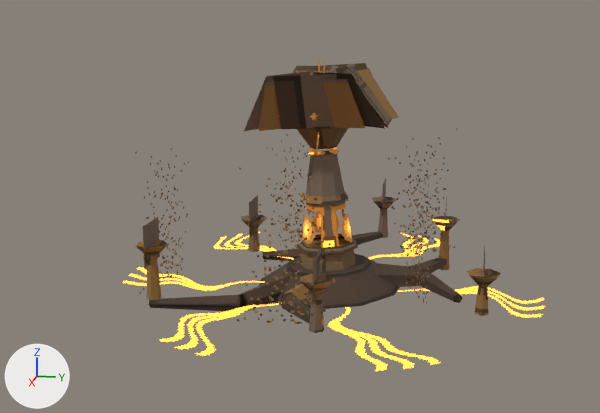
Two versions of the glTF model to-rust-as-we-fall/resources/models/flora/flora_mother_flure.gltf, one commit apart.
Both versions are drawn from a camera (50 mm lens) standing at (12.15, 1.96, 4.25) and looking at (0.25, -0.42, 1.27). Every picture has the same lights, and +X, +Y and +Z are marked at lower left. The older version comes first. Vertices at exactly the same position are counted once.

In view in the first picture: 'MotherFlureRigged'.
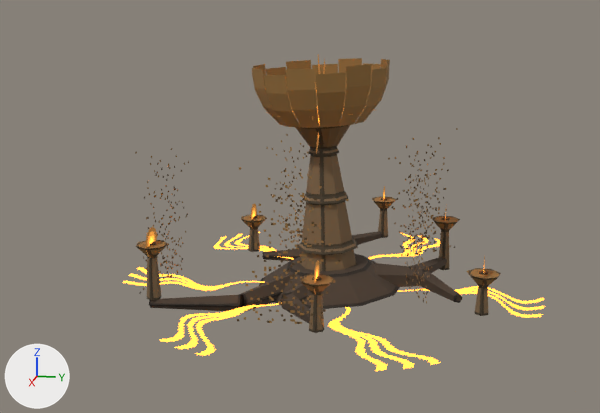
Commit message: feat: the Mother Flure's crown is a trumpet

The change, as a diff of the scene's bpy script:
```diff
--- a/to-rust-as-we-fall/resources/models/flora/flora_mother_flure.gltf.py
+++ b/to-rust-as-we-fall/resources/models/flora/flora_mother_flure.gltf.py
@@ me_motherflurerigged @@
 me_motherflurerigged.from_pydata(...)  # 679 vertices, 900 faces; spans x -3.3..3.3, y -3.3..3.3, z -0.14..4.0
 # used by ob_motherflurerigged; location = (0.0, 0.0, 0.0)
+# me_motherflurerigged part 1: 120 of 679 vertices moved; they spanned x -1.08..1.03, y -1.19..0.96, z 2.43..3.32 and now span x -1.01..1.01, y -1.19..0.83, z 2.49..3.43; mean shift (0.0, 0.0, 0.06); largest move (-0.22, -0.48, 3.2) -> (0.41, -1.1, 3.25)
+# me_motherflurerigged part 2: 610 kept faces spanning x -3.16..2.21, y -2.67..2.54, z -0.06..3.43 get new texture (UV) coordinates
 me_motherflurerigged.materials.append(mat_motherflureriggedtex)
```

What differs and where, as boxes (x1, y1, x2, y2) in the pictures (600 x 413 px; the box of a moved part takes in the faces that stretch with it):
part 1 of me_motherflurerigged, moved or reshaped
    before: (244, 63, 399, 131)
    after: (252, 58, 390, 128)
part 2 of me_motherflurerigged, surface changed
    both: (136, 63, 501, 333)
